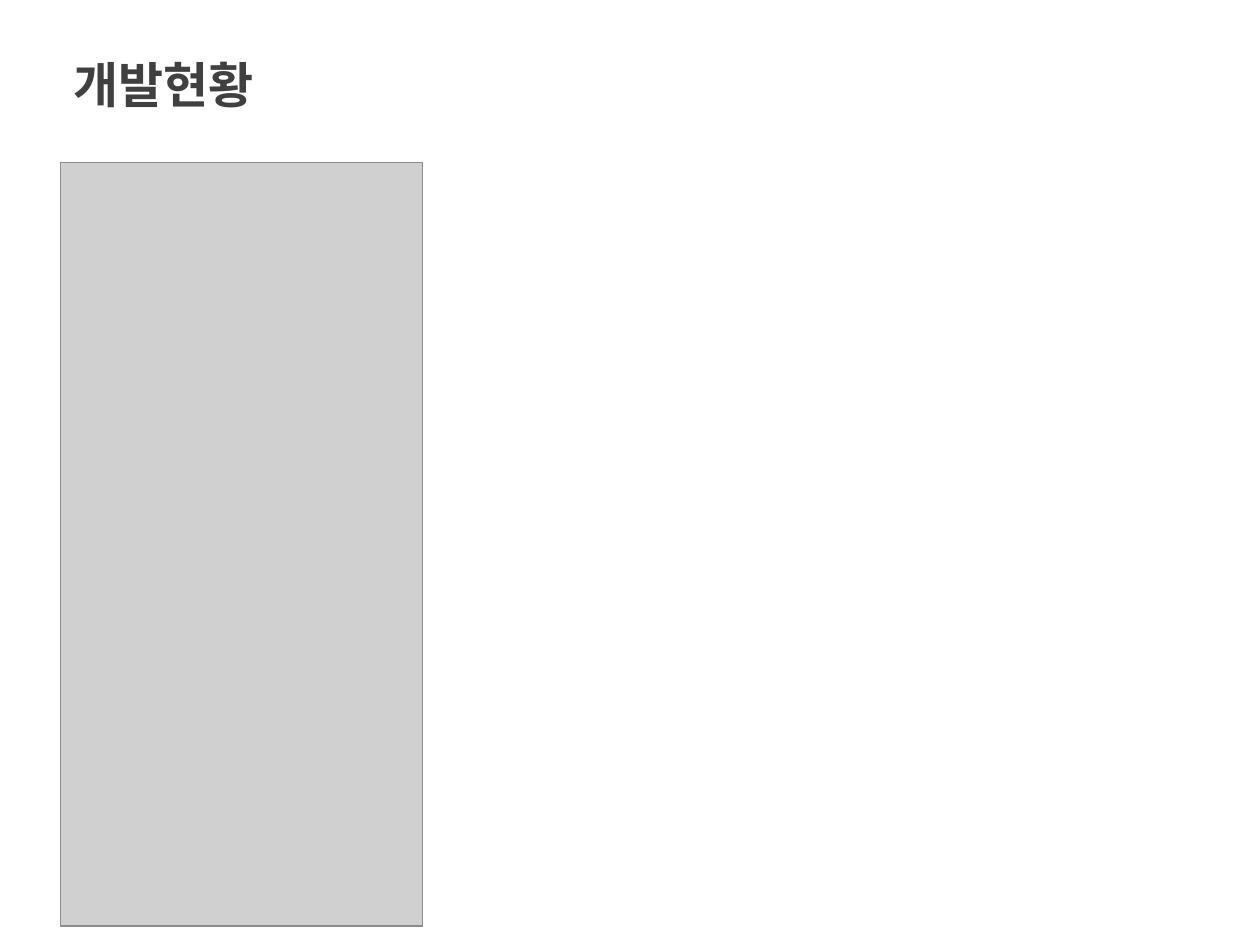
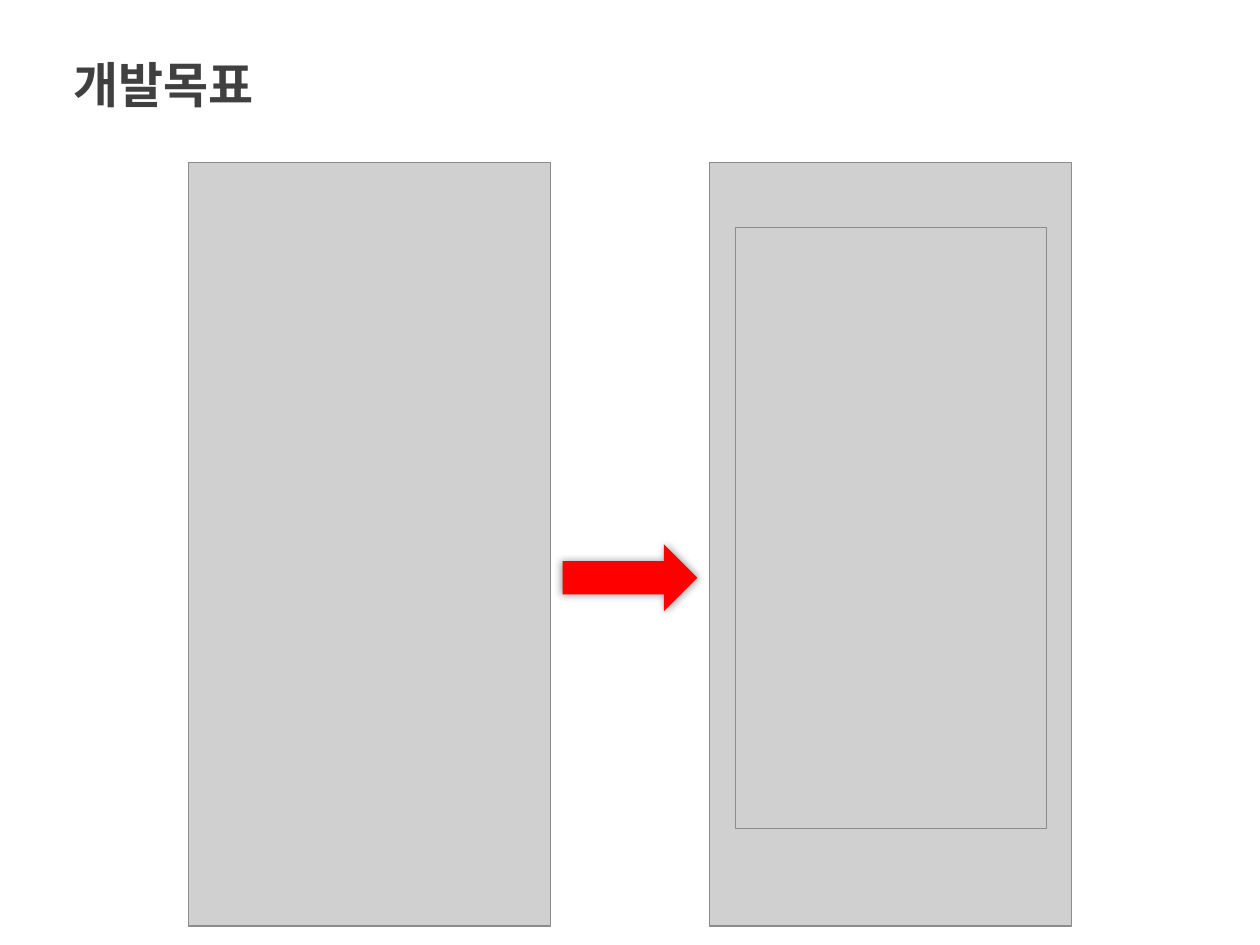
Before and after one commit to choisinho/capstone2, a slide deck: slide 14 of Vi메모_1회차_발표자료.pptx. Drawn at 1260x945 pixels with LibreOffice and Linux fonts; fonts in the diff are those of the drawing; grey boxes stand for pictures; background and template pictures are left out. Boxes give left, top, right and bottom in pixels: in the first picture for what was removed or moved away, otherwise in the second. Text is boxed around its words. In the diff, an @@ line names an element or a change of style, - is before the commit and + after.

```diff
--- a/Vi메모_1회차_발표자료.pptx
+++ b/Vi메모_1회차_발표자료.pptx
@@ title at <box>73,62,253,108</box>: text changed @@
-개발현황
+개발목표
@@ picture: place and size @@
-picture at <box>60,163,422,926</box>
+picture at <box>188,163,549,926</box>
@@ picture added at <box>709,163,1071,926</box> @@
@@ picture added at <box>736,228,1047,829</box> @@
@@ right arrow added at <box>562,544,697,611</box>, fill #FF0000 @@
```
Also in this commit, not shown: 1 slide removed.
